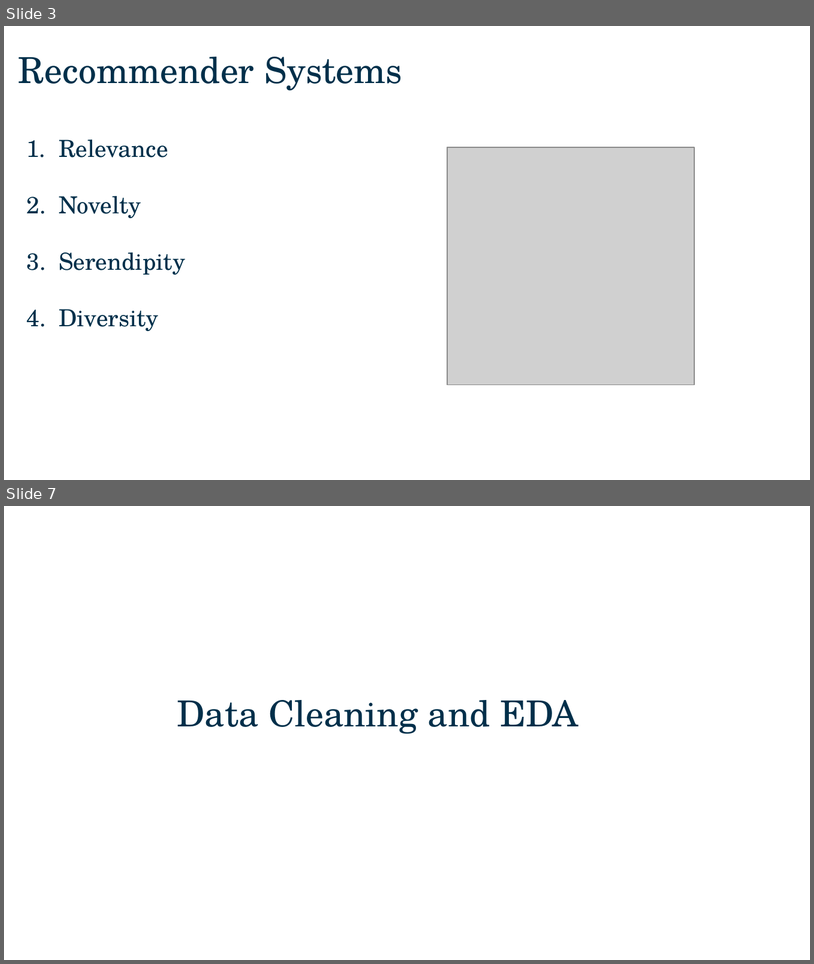
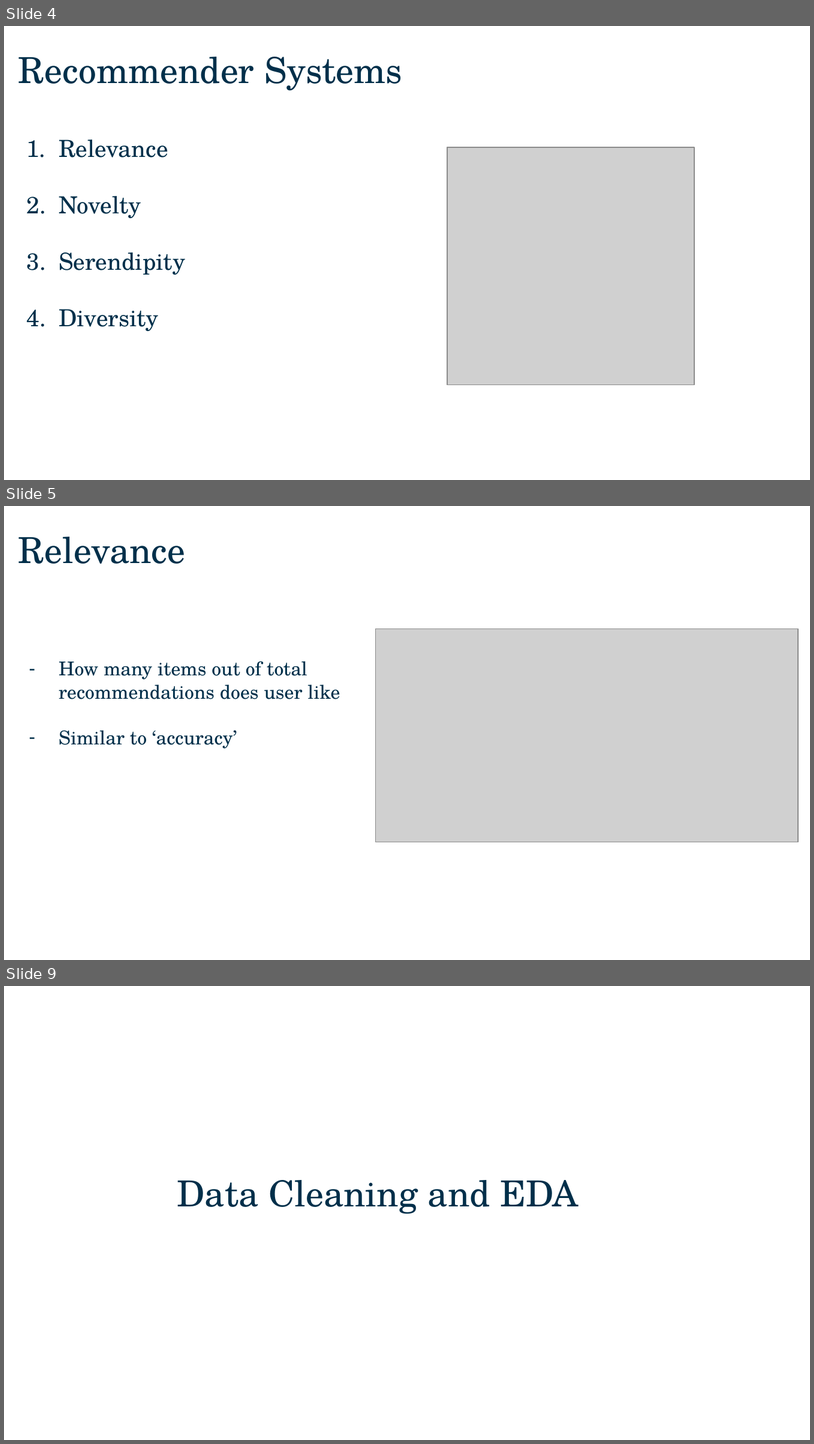
Before and after one commit to zctham/GA_projects, a slide deck: Capstone_Project/presentation/Capstone presentation.pptx. Shown one above the other, each under a label of ours: slides 3 and 7 before the commit, slides 4, 5 and 9 after it; the slides between them are not shown. The pictures are 814x964 and 814x1444 pixels, drawn with LibreOffice and Linux fonts; fonts in the diff are those of the drawing; grey boxes stand for pictures; background and template pictures are left out. Boxes give left, top, right and bottom in pixels: in the first picture for what was removed or moved away, otherwise in the second. Text is boxed around its words. In the diff, an @@ line names an element or a change of style, - is before the commit and + after.

```diff
--- a/Capstone_Project/presentation/Capstone presentation.pptx
+++ b/Capstone_Project/presentation/Capstone presentation.pptx
@@ slide 5 added at (x1=4, y1=506, x2=810, y2=960), background picture (left out) @@
@@ text added at (x1=18, y1=537, x2=340, y2=748), 17 pt, text #002F4A @@
+Relevance
+– How many items out of total recommendations does user like
+– Similar to ‘accuracy’
@@ picture added at (x1=376, y1=628, x2=798, y2=841) @@
@@ what was slide 3 is now slide 4 @@
@@ what was slide 7 is now slide 9 @@
```
Also in this commit, not shown: 10 slides changed, 1 other slide added, 1 other file.
